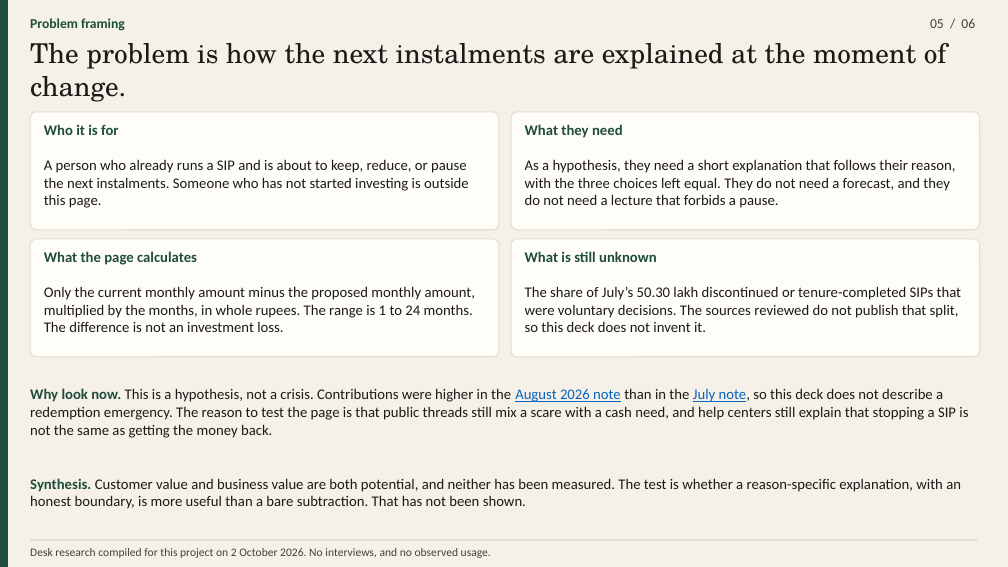
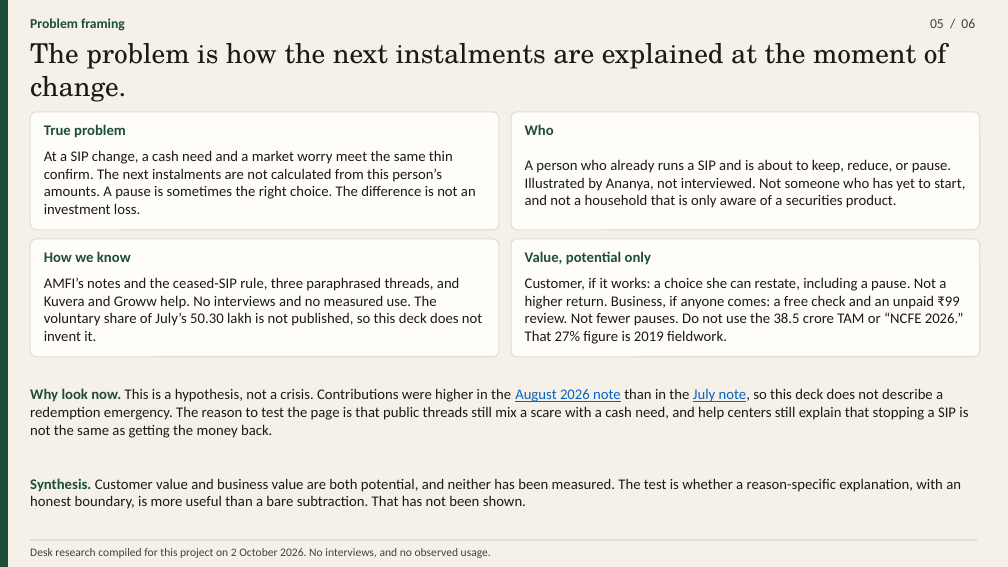
Before and after one commit to parthkapoor2402/finlit-ventures, a slide deck: slide 5 of presentation/out/finlit-skip-check-strategy.pptx. Drawn at 1008x567 pixels with LibreOffice and Linux fonts; fonts in the diff are those of the drawing. Boxes give left, top, right and bottom in pixels: in the first picture for what was removed or moved away, otherwise in the second. Text is boxed around its words. In the diff, an @@ line names an element or a change of style, - is before the commit and + after.

```diff
--- a/presentation/out/finlit-skip-check-strategy.pptx
+++ b/presentation/out/finlit-skip-check-strategy.pptx
@@ text at bbox=[44, 124, 126, 138]: text changed @@
-Who it is for
+True problem
@@ text at bbox=[525, 124, 554, 135]: text changed @@
-What they need
+Who
@@ text at bbox=[44, 150, 476, 214]: text changed @@
-A person who already runs a SIP and is about to keep, reduce, or pause the next instalments. Someone who has not started investing is outside this page.
+At a SIP change, a cash need and a market worry meet the same thin confirm. The next instalments are not calculated from this person’s amounts. A pause is sometimes the right choice. The difference is not an investment loss.
@@ text at bbox=[525, 159, 965, 208]: text changed @@
-As a hypothesis, they need a short explanation that follows their reason, with the three choices left equal. They do not need a forecast, and they do not need a lecture that forbids a pause.
+A person who already runs a SIP and is about to keep, reduce, or pause. Illustrated by Ananya, not interviewed. Not someone who has yet to start, and not a household that is only aware of a securities product.
@@ text at bbox=[44, 251, 131, 262]: text changed @@
-What the page calculates
+How we know
@@ text at bbox=[525, 251, 651, 265]: text changed @@
-What is still unknown
+Value, potential only
@@ text at bbox=[44, 277, 482, 341]: text changed @@
-Only the current monthly amount minus the proposed monthly amount, multiplied by the months, in whole rupees. The range is 1 to 24 months. The difference is not an investment loss.
+AMFI’s notes and the ceased-SIP rule, three paraphrased threads, and Kuvera and Groww help. No interviews and no measured use. The voluntary share of July’s 50.30 lakh is not published, so this deck does not invent it.
@@ text at bbox=[525, 277, 964, 344]: text changed @@
-The share of July’s 50.30 lakh discontinued or tenure-completed SIPs that were voluntary decisions. The sources reviewed do not publish that split, so this deck does not invent it.
+Customer, if it works: a choice she can restate, including a pause. Not a higher return. Business, if anyone comes: a free check and an unpaid ₹99 review. Not fewer pauses. Do not use the 38.5 crore TAM or “NCFE 2026.” That 27% figure is 2019 fieldwork.
```
Also in this commit, not shown: 5 other slides changed, 5 other files.
